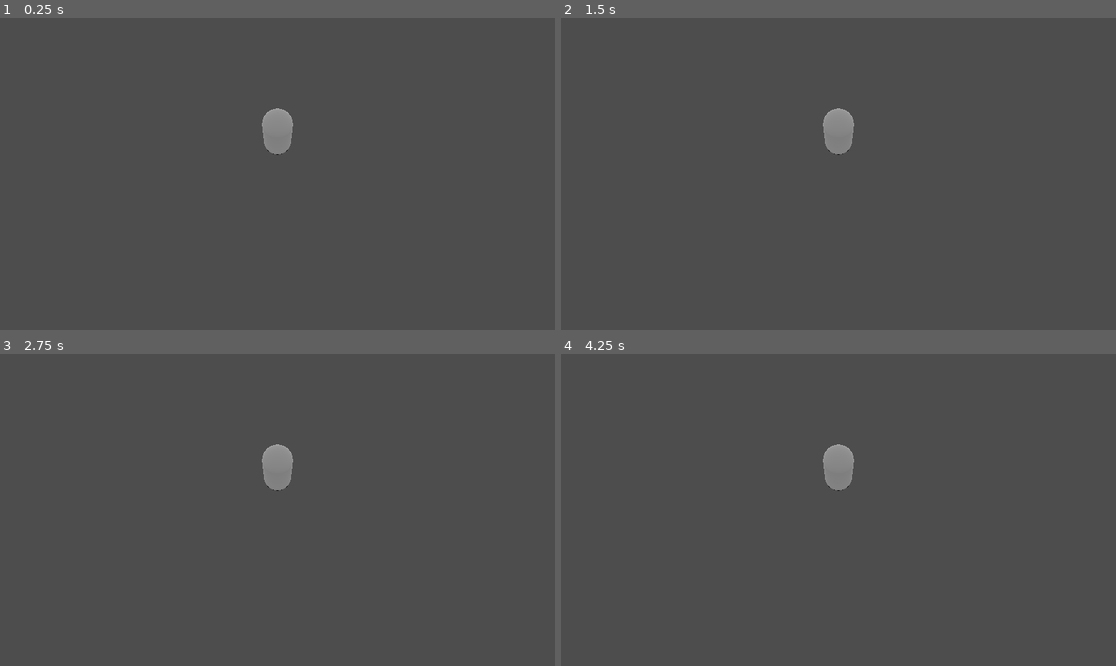
Above: before the commit, frames 1-4 (two rows, left to right).
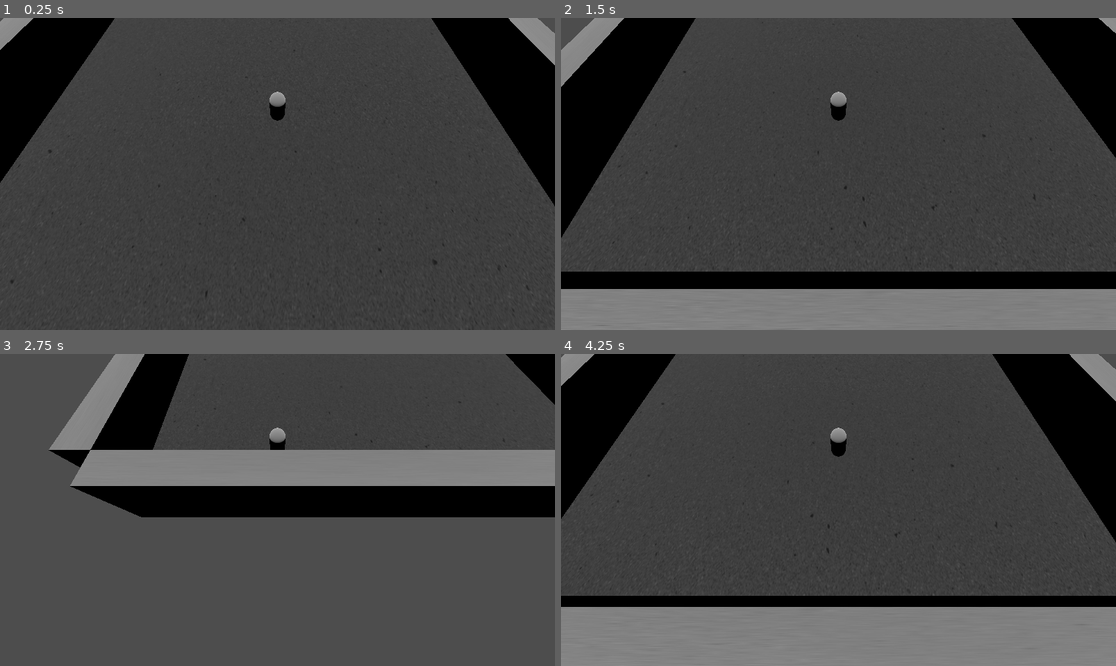
Above: after the commit, the same moments.

Repository: DresseurPanda/tp-iut-R506-bomberman
Game: Godot game, scene res://main.tscn
Two runs of this game, one before a commit and one after it. Both use one fixed random seed, a clock stepped at 60 frames per second and the inputs below.
Inputs:
- Up to frame 1 (0.25 s): no input
- Up to frame 2 (1.5 s): tap Enter (ui_accept) at 0.5, 0.77 s; hold Right (ui_right) 0.53-1.28 s; hold Down (ui_down) from 1.28 s (still down)
- Up to frame 3 (2.75 s): tap Enter (ui_accept) at 1.52 s; release Down (ui_down) at 2.03 s; hold Right (ui_right) from 2.03 s (still down)
- Up to frame 4 (4.25 s): release Right (ui_right) at 2.78 s; hold Up (ui_up) 2.78-3.53 s; tap Enter (ui_accept) at 3.02, 3.77 s; hold Q (ui_left) from 3.53 s (still down)

The runs differ from the first frame. In frame 1, 14% of the frame differs, in the area x 0-100%, y 0-100%; in frame 2, 32%; in frame 3, 24%; in frame 4, 36%.

Commit message:
feat: ajoute textures et materiaux beton sur Wall/Pillar/Brick, maj des elements de la map et debut de mise en place de la map

Diff:
--- /dev/null
+++ b/Assets/materials/brickOrange/brick.tres
@@ -0,0 +1,28 @@
+[gd_resource type="SpatialMaterial" load_steps=6 format=2]
+
+[ext_resource path="res://materials/brickOrange/ORANGE_BRICK_DIFF.png" type="Texture" id=1]
+[ext_resource path="res://materials/brickOrange/ORANGE_BRICK_AO.png" type="Texture" id=2]
+[ext_resource path="res://materials/brickOrange/ORANGE_BRICK_SPEC.png" type="Texture" id=3]
+[ext_resource path="res://materials/brickOrange/ORANGE_BRICK_NORM.png" type="Texture" id=4]
+[ext_resource path="res://materials/brickOrange/ORANGE_BRICK_DISP.png" type="Texture" id=5]
+
+
+[resource]
+resource_name = "brick"
+albedo_texture = ExtResource( 1 )
+metallic = 0.1
+metallic_texture = ExtResource( 3 )
+metallic_texture_channel = 4
+roughness = 0.7
+roughness_texture = ExtResource( 5 )
+roughness_texture_channel = 4
+normal_enabled = true
+normal_scale = -1.0
+normal_texture = ExtResource( 4 )
+ao_enabled = true
+ao_light_affect = 0.33
+ao_texture = ExtResource( 2 )
+ao_on_uv2 = false
+ao_texture_channel = 4
+subsurf_scatter_enabled = true
+subsurf_scatter_strength = 0.1
--- /dev/null
+++ b/Assets/materials/concrete_hd/concrete.tres
@@ -0,0 +1,69 @@
+[gd_resource type="SpatialMaterial" load_steps=5 format=2]
+
+[ext_resource path="res://concrete_tex.png" type="Texture" id=1]
+[ext_resource path="res://concrete_height.png" type="Texture" id=2]
+[ext_resource path="res://concrete_spec.png" type="Texture" id=3]
+[ext_resource path="res://concrete.png" type="Texture" id=4]
+
+[resource]
+
+resource_name = "concrete"
+render_priority = 0
+flags_transparent = false
+flags_unshaded = false
+flags_vertex_lighting = false
+flags_no_depth_test = false
+flags_use_point_size = false
+flags_world_triplanar = false
+flags_fixed_size = false
+flags_albedo_tex_force_srgb = false
+vertex_color_use_as_albedo = false
+vertex_color_is_srgb = false
+params_diffuse_mode = 0
+params_specular_mode = 0
+params_blend_mode = 0
+params_cull_mode = 0
+params_depth_draw_mode = 0
+params_line_width = 1.0
+params_point_size = 1.0
+params_billboard_mode = 0
+params_grow = false
+params_use_alpha_scissor = false
+albedo_color = Color( 0.78125, 0.78125, 0.78125, 1 )
+albedo_texture = ExtResource( 1 )
+metallic = 0.2
+metallic_specular = 0.5
+metallic_texture = ExtResource( 3 )
+metallic_texture_channel = 4
+roughness = 0.7
+roughness_texture_channel = 0
+emission_enabled = false
+normal_enabled = true
+normal_scale = 1.1
+normal_texture = ExtResource( 4 )
+rim_enabled = false
+clearcoat_enabled = false
+anisotropy_enabled = false
+ao_enabled = false
+depth_enabled = true
+depth_scale = 0.01
+depth_deep_parallax = true
+depth_min_layers = 8
+depth_max_layers = 32
+depth_texture = ExtResource( 2 )
+subsurf_scatter_enabled = true
+subsurf_scatter_strength = 0.1
+transmission_enabled = false
+refraction_enabled = false
+detail_enabled = false
+uv1_scale = Vector3( 0.25, 0.25, 0.25 )
+uv1_offset = Vector3( 0, 0, 0 )
+uv1_triplanar = true
+uv1_triplanar_sharpness = 2.07053
+uv2_scale = Vector3( 1, 1, 1 )
+uv2_offset = Vector3( 0, 0, 0 )
+uv2_triplanar = false
+uv2_triplanar_sharpness = 1.0
+proximity_fade_enable = false
+distance_fade_enable = false
+_sections_unfolded = [ "Albedo", "NormalMap", "Resource", "UV1" ]
--- a/Map/Brick.tscn
+++ b/Map/Brick.tscn
@@ -1,9 +1,17 @@
 [gd_scene format=3 uid="uid://bd6ob50i41etu"]
 
-[sub_resource type="StandardMaterial3D" id="StandardMaterial3D_lvqiw"]
+[ext_resource type="Material" path="res://Assets/brick.tres" id="1_38fnw"]
 
-[node name="CSGBox3D" type="CSGBox3D" unique_id=1133652268]
+[sub_resource type="BoxShape3D" id="BoxShape3D_38fnw"]
 
-[node name="Sprite3D" type="Sprite3D" parent="." unique_id=1414402558]
-material_override = SubResource("StandardMaterial3D_lvqiw")
-modulate = Color(0.7813729, 0.96527785, 0.19708559, 1)
+[sub_resource type="BoxMesh" id="BoxMesh_plp72"]
+material = ExtResource("1_38fnw")
+
+[node name="Brick" type="StaticBody3D" unique_id=836923550]
+
+[node name="CollisionShape3D" type="CollisionShape3D" parent="." unique_id=1754197161]
+shape = SubResource("BoxShape3D_38fnw")
+
+[node name="MeshInstance3D" type="MeshInstance3D" parent="." unique_id=1125892607 groups=["Bricks"]]
+transform = Transform3D(1, 0, 0, 0, 1, 0, 0, 0, 1, 0, 0, 0.002)
+mesh = SubResource("BoxMesh_plp72")
--- a/Map/Pillar.tscn
+++ b/Map/Pillar.tscn
@@ -1,6 +1,19 @@
 [gd_scene format=3 uid="uid://dhsx1k650vt50"]
 
-[node name="CSGBox3D" type="CSGBox3D" unique_id=1133652268]
-use_collision = true
+[ext_resource type="Texture2D" uid="uid://bnctx18ytsbk3" path="res://Assets/materials/brickOrange/ORANGE_BRICK_DISP.png" id="1_imjnt"]
 
-[node name="CollisionShape3D" type="CollisionShape3D" parent="." unique_id=1790002280]
+[sub_resource type="StandardMaterial3D" id="StandardMaterial3D_qof5w"]
+albedo_texture = ExtResource("1_imjnt")
+
+[sub_resource type="BoxMesh" id="BoxMesh_3g0t1"]
+material = SubResource("StandardMaterial3D_qof5w")
+
+[sub_resource type="BoxShape3D" id="BoxShape3D_iovhb"]
+
+[node name="Pillar" type="StaticBody3D" unique_id=846207598]
+
+[node name="MeshInstance3D" type="MeshInstance3D" parent="." unique_id=1588493721]
+mesh = SubResource("BoxMesh_3g0t1")
+
+[node name="CollisionShape3D" type="CollisionShape3D" parent="." unique_id=1392017647]
+shape = SubResource("BoxShape3D_iovhb")
--- a/Map/Wall.tscn
+++ b/Map/Wall.tscn
@@ -1,6 +1,18 @@
 [gd_scene format=3 uid="uid://d2dppyjnxhgyy"]
 
-[node name="CSGBox3D" type="CSGBox3D" unique_id=1133652268]
-use_collision = true
+[ext_resource type="Texture2D" uid="uid://bde2id7rspd1g" path="res://Assets/materials/concrete_hd/concrete_tex.png" id="1_c23k3"]
 
-[node name="CollisionShape3D" type="CollisionShape3D" parent="." unique_id=1790002280]
+[sub_resource type="StandardMaterial3D" id="StandardMaterial3D_jwy2u"]
+albedo_color = Color(0.7919991, 0.79199916, 0.7919991, 1)
+albedo_texture = ExtResource("1_c23k3")
+
+[sub_resource type="BoxMesh" id="BoxMesh_3hq0k"]
+material = SubResource("StandardMaterial3D_jwy2u")
+size = Vector3(16, 2, 1)
+
+[node name="StaticBody3D" type="StaticBody3D" unique_id=1760271203]
+
+[node name="MeshInstance3D" type="MeshInstance3D" parent="." unique_id=867829663]
+mesh = SubResource("BoxMesh_3hq0k")
+
+[node name="CollisionShape3D" type="CollisionShape3D" parent="." unique_id=188313256]
--- a/Map/base_map.tscn
+++ b/Map/base_map.tscn
@@ -1,7 +1,23 @@
 [gd_scene format=3 uid="uid://ciesvyoke4dvj"]
 
-[node name="StaticBody3D" type="StaticBody3D" unique_id=2122610518]
+[ext_resource type="Texture2D" uid="uid://bde2id7rspd1g" path="res://Assets/materials/concrete_hd/concrete_tex.png" id="1_l225q"]
+
+[sub_resource type="StandardMaterial3D" id="StandardMaterial3D_27eot"]
+albedo_color = Color(0.3403393, 0.34033933, 0.3403393, 1)
+albedo_texture = ExtResource("1_l225q")
+
+[sub_resource type="BoxMesh" id="BoxMesh_5j2hf"]
+material = SubResource("StandardMaterial3D_27eot")
+size = Vector3(16, 1, 16)
+
+[sub_resource type="BoxShape3D" id="BoxShape3D_l225q"]
+size = Vector3(16, 1, 16)
+
+[node name="Floor" type="StaticBody3D" unique_id=2122610518]
 
 [node name="MeshInstance3D" type="MeshInstance3D" parent="." unique_id=1697947638]
+mesh = SubResource("BoxMesh_5j2hf")
 
 [node name="CollisionShape3D" type="CollisionShape3D" parent="." unique_id=1294390107]
+shape = SubResource("BoxShape3D_l225q")
+debug_color = Color(0, 0.6, 0.7019608, 0.41960785)
--- a/Personnage/Personnage.tscn
+++ b/Personnage/Personnage.tscn
@@ -23,7 +23,8 @@
 surface_material_override/0 = SubResource("ORMMaterial3D_qpu3w")
 
 [node name="Camera3D" type="Camera3D" parent="." unique_id=126363695]
-transform = Transform3D(1.17941376e-07, -0.92454606, 0.38107038, -6.662846e-08, 0.38107038, 0.92454606, -1, -1.3443236e-07, -1.6657115e-08, 2, 3, 0)
+transform = Transform3D(1.17941376e-07, -0.92454606, 0.38107038, -6.662846e-08, 0.38107038, 0.92454606, -1, -1.3443236e-07, -1.6657115e-08, 4, 4, 0)
+fov = 88.32827
 
 [node name="DirectionalLight3D" type="DirectionalLight3D" parent="." unique_id=1480573276]
-transform = Transform3D(-4.371139e-08, -0.92454606, 0.38107038, 0, 0.38107038, 0.92454606, -1, 4.041319e-08, -1.6657115e-08, 2, 4, 0)
+transform = Transform3D(1.3113416e-07, -1, -4.371139e-08, 7.642742e-15, -4.371139e-08, 1, -1, -1.3113416e-07, 1.9106855e-15, 0.034168243, 7.7358017, 3.073316)
--- a/main.tscn
+++ b/main.tscn
@@ -1,7 +1,24 @@
 [gd_scene format=3 uid="uid://r5c43yam8pug"]
 
 [ext_resource type="PackedScene" uid="uid://8qye64eqt22y" path="res://Personnage/Personnage.tscn" id="1_ig7tw"]
+[ext_resource type="PackedScene" uid="uid://ciesvyoke4dvj" path="res://Map/base_map.tscn" id="2_h2yge"]
+[ext_resource type="PackedScene" uid="uid://d2dppyjnxhgyy" path="res://Map/Wall.tscn" id="3_1bvp3"]
 
 [node name="Node3D" type="Node3D" unique_id=1559146486]
 
 [node name="Personnage" parent="." unique_id=515754185 instance=ExtResource("1_ig7tw")]
+transform = Transform3D(1, 0, 0, 0, 1, 0, 0, 0, 1, -0.4571762, 0.6472354, -0.22759962)
+
+[node name="Floor" parent="." unique_id=2122610518 instance=ExtResource("2_h2yge")]
+
+[node name="StaticBody3D" parent="." unique_id=1760271203 instance=ExtResource("3_1bvp3")]
+transform = Transform3D(1, 0, 0, 0, 1, 0, 0, 0, 1, 0.004, 1, 8.5)
+
+[node name="StaticBody3D2" parent="." unique_id=1051022988 instance=ExtResource("3_1bvp3")]
+transform = Transform3D(1, 0, 0, 0, 1, 0, 0, 0, 1, 0.004, 1, -8.5)
+
+[node name="StaticBody3D3" parent="." unique_id=1450692660 instance=ExtResource("3_1bvp3")]
+transform = Transform3D(-4.371139e-08, 0, 1, 0, 1, 0, -1, 0, -4.371139e-08, 8.5, 1, 0)
+
+[node name="StaticBody3D4" parent="." unique_id=1026807936 instance=ExtResource("3_1bvp3")]
+transform = Transform3D(-4.371139e-08, 0, 1, 0, 1, 0, -1, 0, -4.371139e-08, -8.5, 1, 0)
--- a/project.godot
+++ b/project.godot
@@ -14,6 +14,10 @@
 run/main_scene="uid://r5c43yam8pug"
 config/features=PackedStringArray("4.6", "GL Compatibility")
 config/icon="res://icon.svg"
+
+[filesystem]
+
+import/blender/enabled=false
 
 [input]
 
Binary file added: Assets/materials/brickOrange/ORANGE_BRICK_AO.png
Not shown, added: Assets/materials/brickOrange/ORANGE_BRICK_AO.png.import
Binary file added: Assets/materials/brickOrange/ORANGE_BRICK_DIFF.png
Not shown, added: Assets/materials/brickOrange/ORANGE_BRICK_DIFF.png.import
Binary file added: Assets/materials/brickOrange/ORANGE_BRICK_DISP.png
Not shown, added: Assets/materials/brickOrange/ORANGE_BRICK_DISP.png.import
Binary file added: Assets/materials/brickOrange/ORANGE_BRICK_NORM.png
Not shown, added: Assets/materials/brickOrange/ORANGE_BRICK_NORM.png.import
Binary file added: Assets/materials/brickOrange/ORANGE_BRICK_SPEC.png
Not shown, added: Assets/materials/brickOrange/ORANGE_BRICK_SPEC.png.import
Binary file added: Assets/materials/brickOrange/orange_brick_logo.png
Not shown, added: Assets/materials/brickOrange/orange_brick_logo.png.import
(and 11 more such lines)
